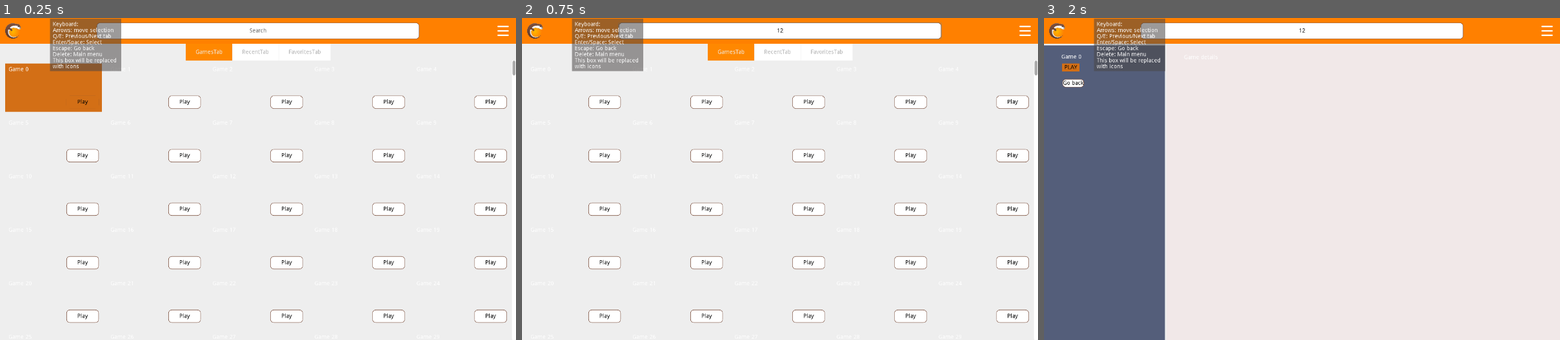
Above: before the commit, frames 1-3 (left to right).
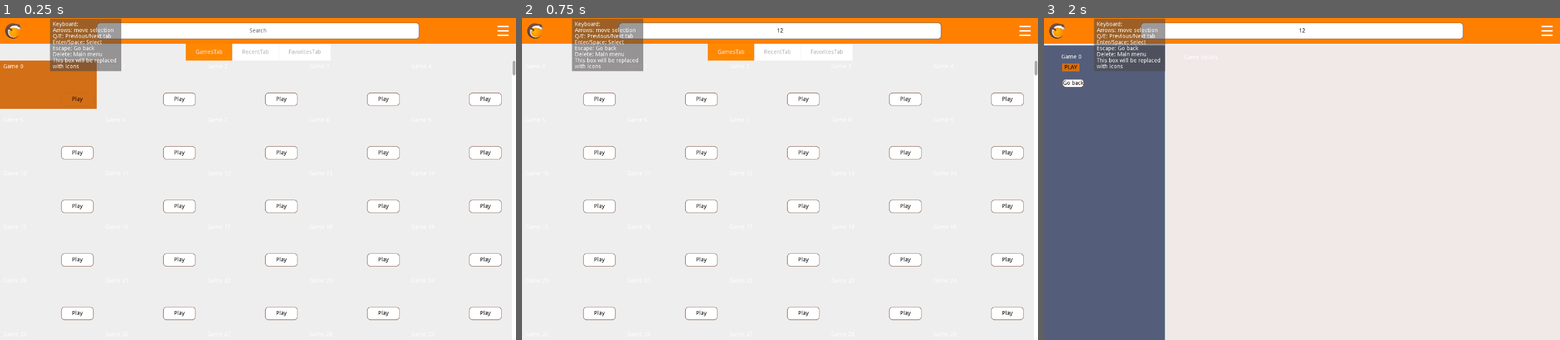
Above: after the commit, the same moments.

Repository: Buri/lutris-gamepad-ui
Game: Godot game, scene res://components/root/root.tscn
The game is run twice, just before and just after one commit, with the same random seed, the same clock (stepped at 60 frames per second) and the same inputs.
Inputs (mouse positions are in pixels of both pictures, inside the frame that each line leads up to):
- Up to frame 1 (0.25 s): no input
- Up to frame 2 (0.75 s): click (780, 30) at 0.52 s; type "12" at 0.6 s
- Up to frame 3 (2 s): click "Play" at 1.25 s

The runs differ from the first frame. In frame 1, 3.6% of the frame differs, in the area x 0-99%, y 13-95%; in frame 2, 3.0%; in frame 3, nothing differs.

Commit message:
Change column recalculation to onresize

Diff:
--- a/components/root/root.tscn
+++ b/components/root/root.tscn
@@ -176,3 +176,4 @@
 fit_content_height = true
 
 [connection signal="pressed" from="VBoxContainer/HeaderBar/MenuButton" to="." method="_on_MenuButton_pressed"]
+[connection signal="resized" from="VBoxContainer/TabContainer/GamesTab" to="VBoxContainer/TabContainer/GamesTab" method="_on_scroll_complete"]
--- a/scripts/games_panel.gd
+++ b/scripts/games_panel.gd
@@ -26,7 +26,9 @@
 	call_deferred("reset_focus")
 	call_deferred("register_on_active")
 
-func _physics_process(_delta):
+func _on_scroll_complete():
+	if gc == null:
+		return
 	var cols = floor(rect_size.x / GAMEBUTTONSIZE.x)
 	if int(rect_size.x) % int(GAMEBUTTONSIZE.x) == 0:
 		cols -= 1  # prevent no space between buttons
